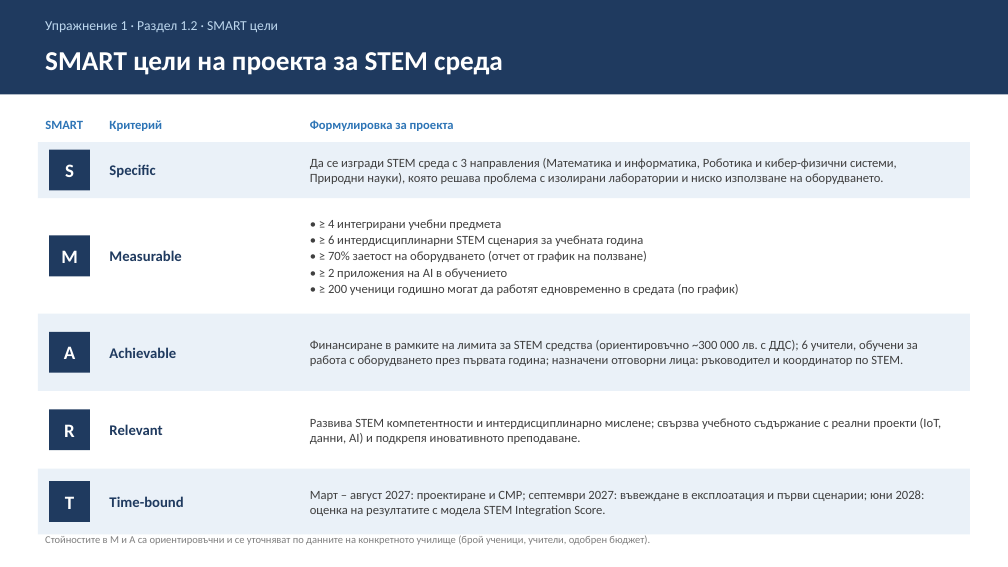
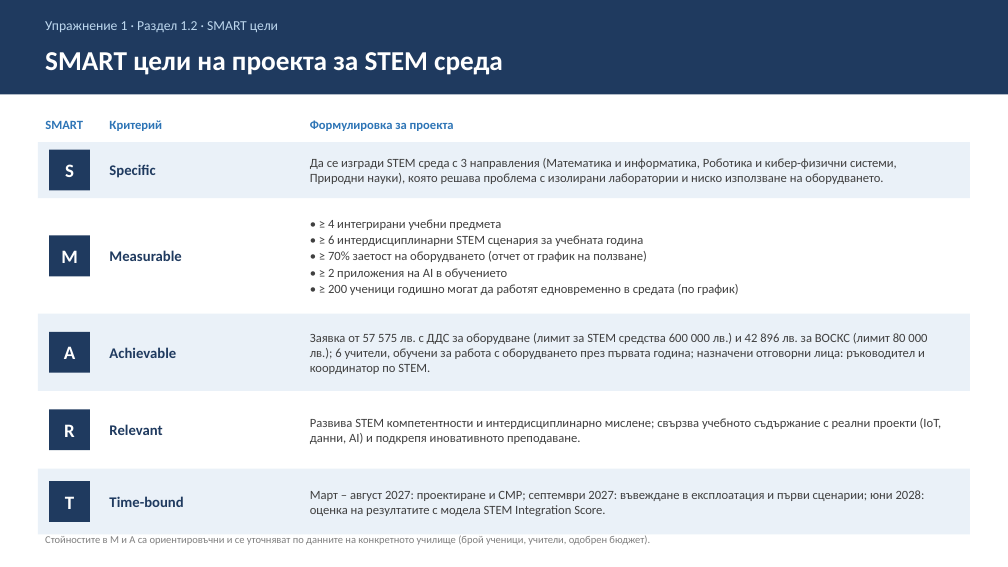
Before and after one commit to Alex-Tsvetanov/Project-Management, a slide deck: slide 2 of stem-project/solution/stem-smart-goals.pptx. Drawn at 1008x567 pixels with LibreOffice and Linux fonts; fonts in the diff are those of the drawing. Boxes give left, top, right and bottom in pixels: in the first picture for what was removed or moved away, otherwise in the second. Text is boxed around its words. In the diff, an @@ line names an element or a change of style, - is before the commit and + after.

Commit message:
Add STEM project assignment, priced budget and update deck figures
- zadanie-stem-sreda.tex/.pdf: assignment filled in for СМГ, following
  the sections of the course template (SMART goals, integration matrix,
  AI applications, SWOT, risk/FMEA, team, AI log, integration score,
  finance). Open items are marked as TODO.
- concept-stem-smart-finance.xlsx: STEM concept workbook with 18 priced
  items from pazaruvaj.com (price incl. VAT converted to BGN, source
  page and store per row). Furniture and construction not priced yet.
- stem-smart-goals.html/.pptx: replace the ~300 000 лв. estimate with
  the actual request (57 575 лв. equipment, 42 896 лв. ВОСКС).

```diff
--- a/stem-project/solution/stem-smart-goals.pptx
+++ b/stem-project/solution/stem-smart-goals.pptx
@@ text at [310, 333, 927, 374]: text changed @@
-Финансиране в рамките на лимита за STEM средства (ориентировъчно ~300 000 лв. с ДДС); 6 учители, обучени за работа с оборудването през първата година; назначени отговорни лица: ръководител и координатор по STEM.
+Заявка от 57 575 лв. с ДДС за оборудване (лимит за STEM средства 600 000 лв.) и 42 896 лв. за ВОСКС (лимит 80 000 лв.); 6 учители, обучени за работа с оборудването през първата година; назначени отговорни лица: ръководител и координатор по STEM.
```
Also in this commit, not shown: 4 other files.
